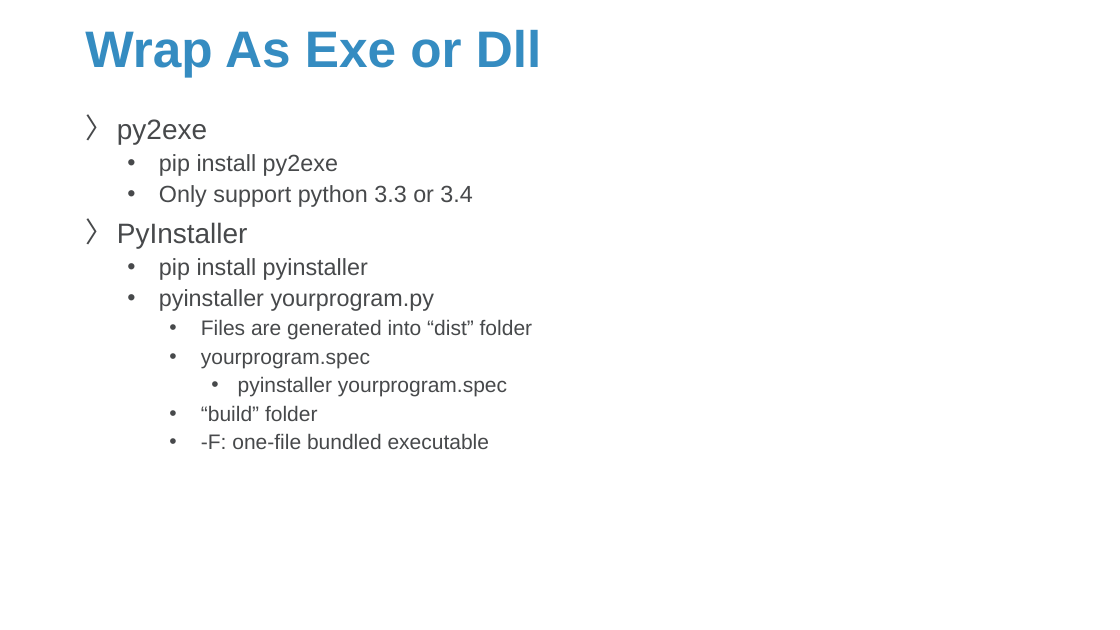
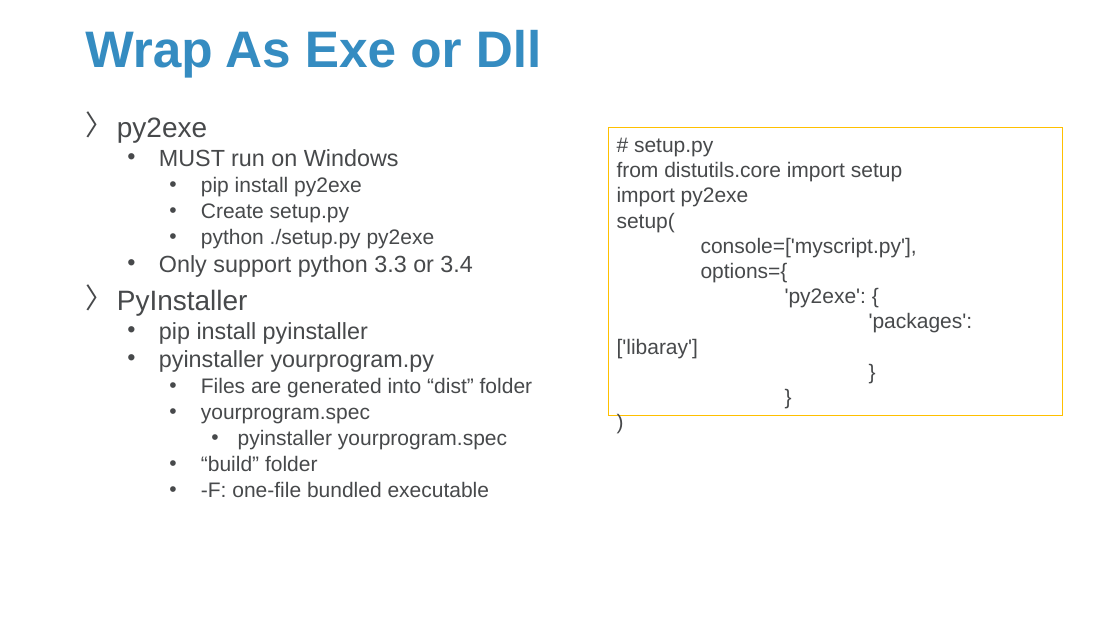
Before and after one commit to Sparks-Lu/TechNotes, a slide deck: slide 54 of Python/Python-Notes.pptx. Drawn at 1120x630 pixels with LibreOffice and Linux fonts; fonts in the diff are those of the drawing; background and template pictures are left out. Boxes give left, top, right and bottom in pixels: in the first picture for what was removed or moved away, otherwise in the second. Text is boxed around its words. In the diff, an @@ line names an element or a change of style, - is before the commit and + after.

```diff
--- a/Python/Python-Notes.pptx
+++ b/Python/Python-Notes.pptx
@@ text at (x1=117, y1=117, x2=532, y2=497): size 20 to 18 pt in "pip install py2exe"; line spacing 0.9 to 0.8; list level 2 to 3 in "pip install py2exe" @@
@@ text at (x1=159, y1=149, x2=399, y2=166): paragraph added @@
+  • MUST run on Windows
@@ rectangle added at (x1=608, y1=128, x2=1063, y2=416), outline #FFC000 0.75 pt, 18 pt, text #47494B @@
+# setup.py
+from distutils.core import setup
+import py2exe
+setup(
+console=['myscript.py'],
+options={
+'py2exe': {
+'packages': ['libaray']
+}
+}
+)
@@ text at (x1=201, y1=203, x2=435, y2=249): paragraphs added @@
+    • Create setup.py
+    • python ./setup.py py2exe
```
Also in this commit, not shown: 8 other slides changed, 1 slide added, 8 other files.
